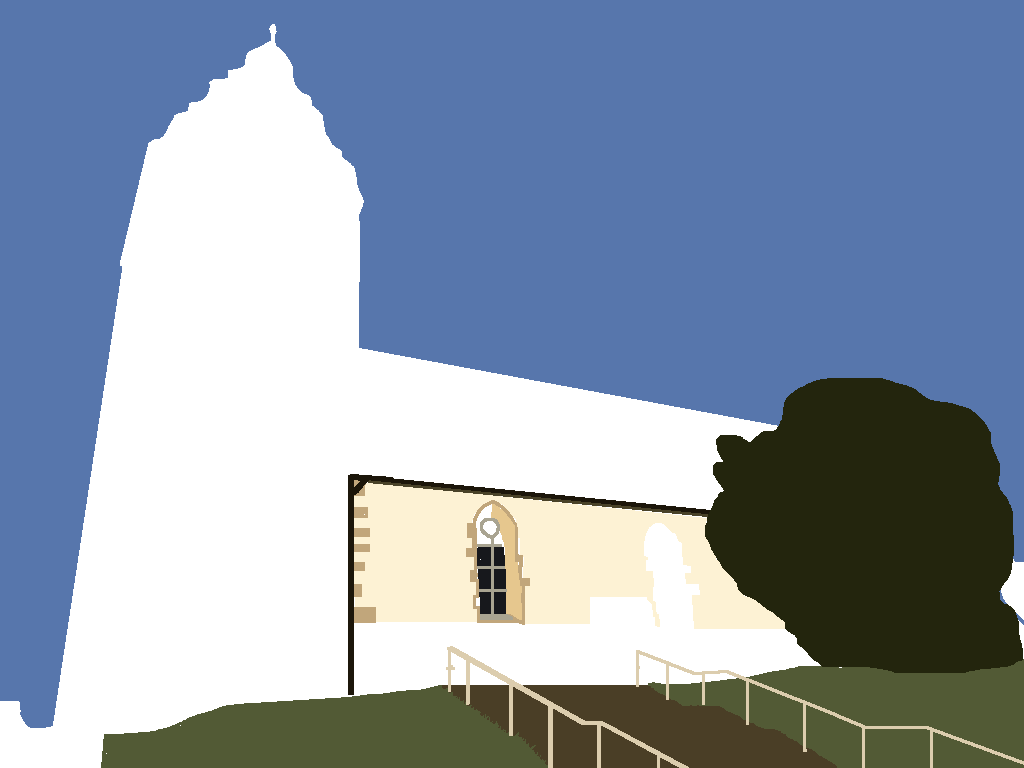
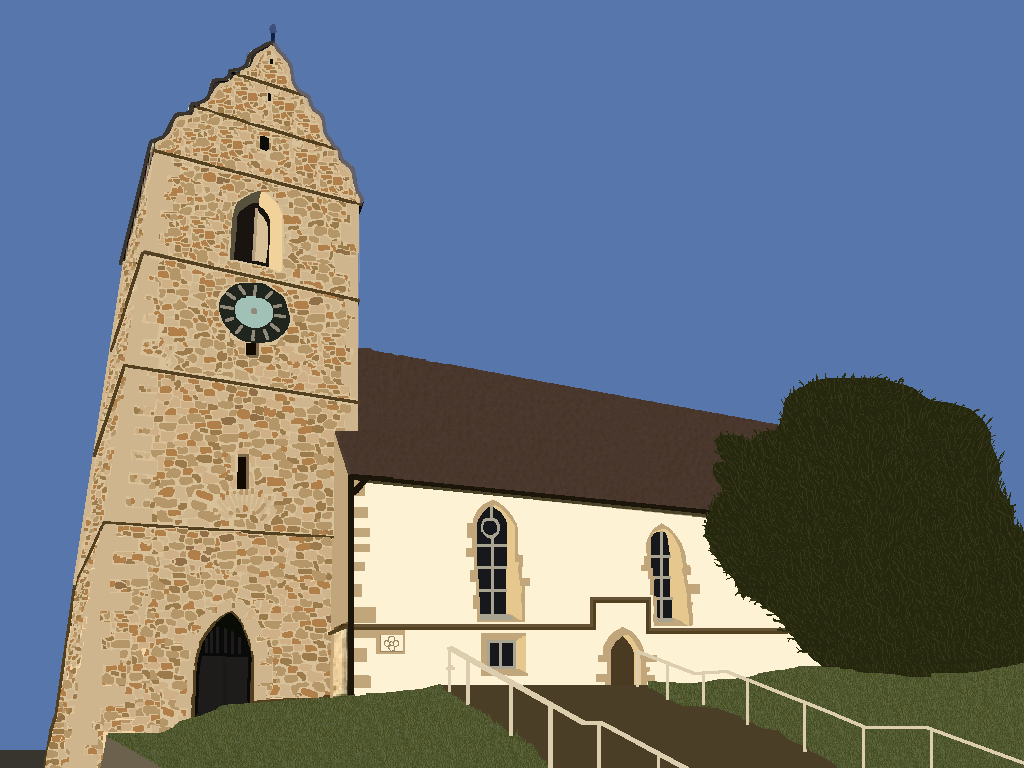
The second 1024px x 768px image is a revision of the first. Changes to its layers:
painted on "ForegroundPlants" over [702, 373, 1024, 677]
painted on "ForegroundGrass" over [101, 653, 1024, 768]
painted on "ChruchBricks" over [0, 33, 823, 768]
painted on "Heaven" over [0, 701, 51, 759]
showed "Pasted Layer", painted on it over [0, 24, 1024, 768]
